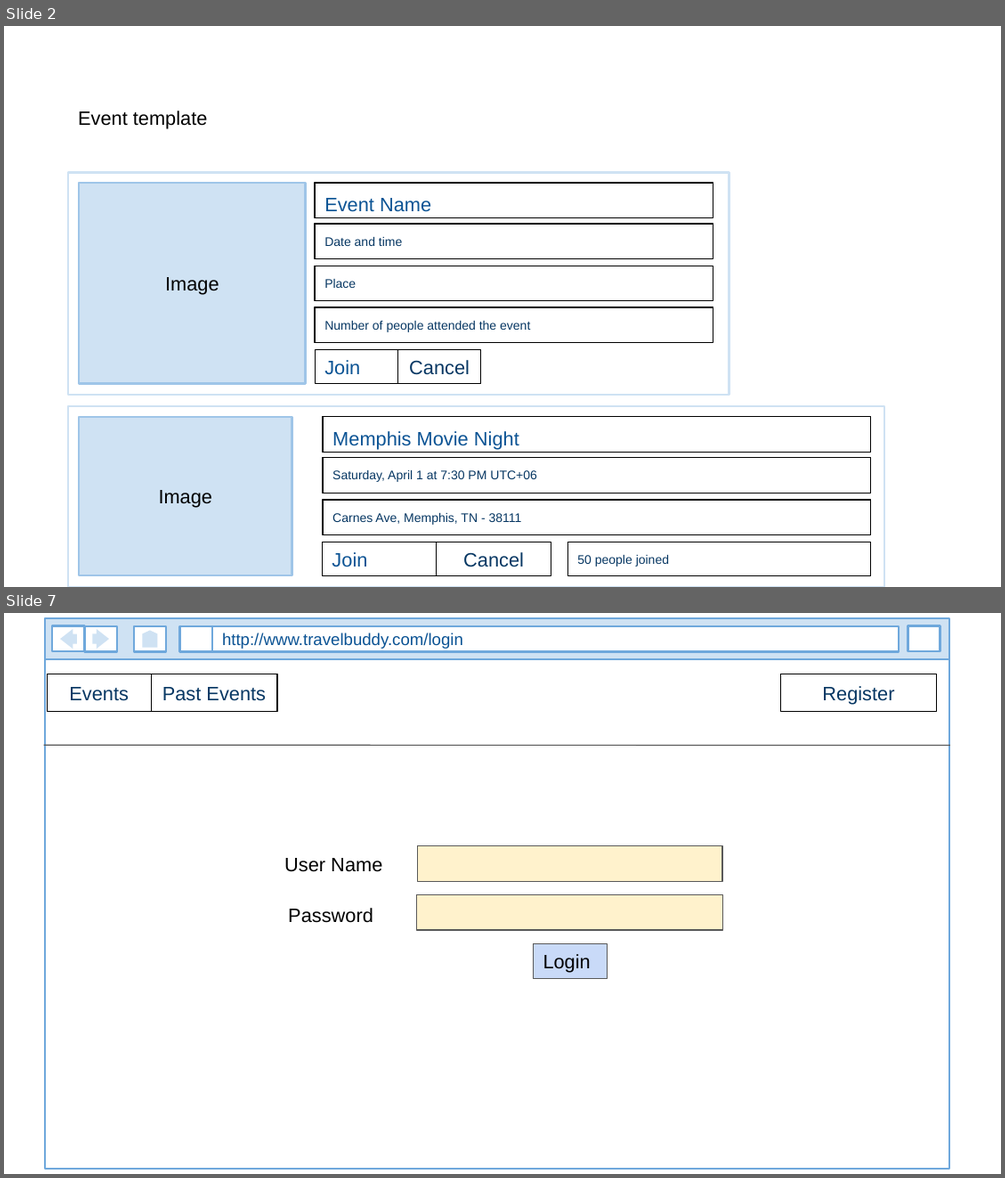
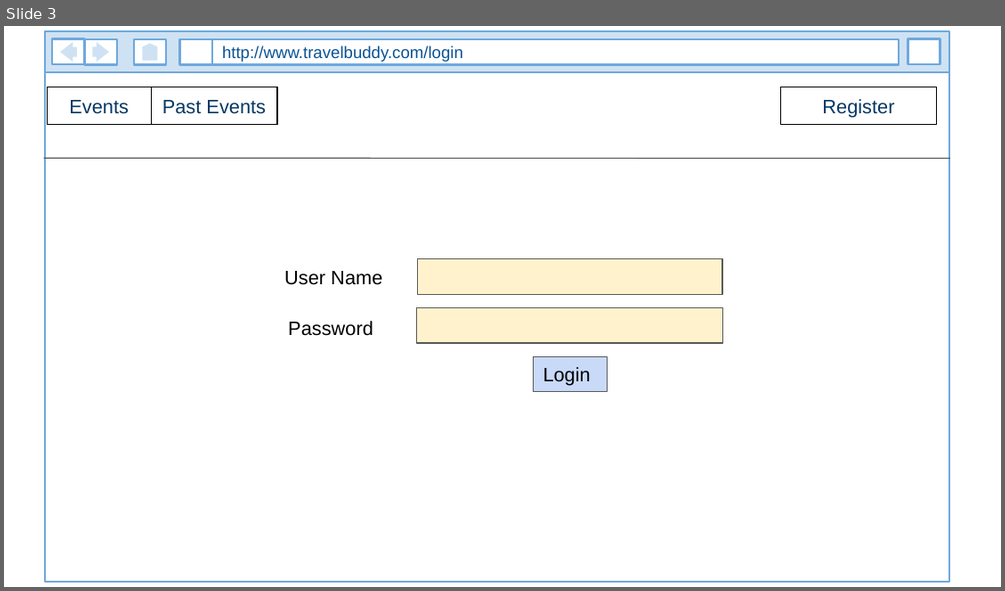
Before and after one commit to kauser-cse-buet/TravelWithBuddy, a slide deck: misc/user_interface_designs.pptx. Shown one above the other, each under a label of ours: slides 2 and 7 before the commit, slide 3 after it; the slides between them are not shown. The pictures are 1005x1178 and 1005x591 pixels, drawn with LibreOffice and Linux fonts; fonts in the diff are those of the drawing. Boxes give left, top, right and bottom in pixels: in the first picture for what was removed or moved away, otherwise in the second. Text is boxed around its words. In the diff, an @@ line names an element or a change of style, - is before the commit and + after.

```diff
--- a/misc/user_interface_designs.pptx
+++ b/misc/user_interface_designs.pptx
@@ slide 2 removed at (4, 26, 1001, 587), background #FFFFFF @@
@@ text removed at (78, 111, 208, 128) @@
-Event template
@@ rectangle removed at (68, 173, 728, 394) @@
@@ rectangle removed at (79, 183, 305, 383) @@
-Image
@@ rectangle removed at (315, 183, 713, 217) @@
-Event Name
@@ rectangle removed at (315, 224, 713, 258) @@
-Date and time
@@ rectangle removed at (315, 265, 713, 300) @@
-Place
@@ rectangle removed at (315, 307, 713, 342) @@
-Number of people attended the event
@@ rectangle removed at (315, 350, 397, 384) @@
-Join
@@ rectangle removed at (397, 350, 480, 384) @@
-Cancel
@@ rectangle removed at (68, 407, 884, 587) @@
@@ rectangle removed at (79, 417, 292, 575) @@
-Image
@@ rectangle removed at (323, 417, 871, 451) @@
-Memphis Movie Night
@@ rectangle removed at (323, 458, 871, 492) @@
-Saturday, April 1 at 7:30 PM UTC+06
@@ rectangle removed at (323, 499, 871, 534) @@
-Carnes Ave, Memphis, TN - 38111
@@ rectangle removed at (322, 541, 437, 575) @@
-Join
@@ rectangle removed at (437, 541, 551, 575) @@
-Cancel
@@ rectangle removed at (567, 541, 870, 575) @@
-50 people joined
@@ what was slide 7 is now slide 3 @@
```
Also in this commit, not shown: 4 slides changed, 2 slides added, 6 other slides removed, 5 other files.
